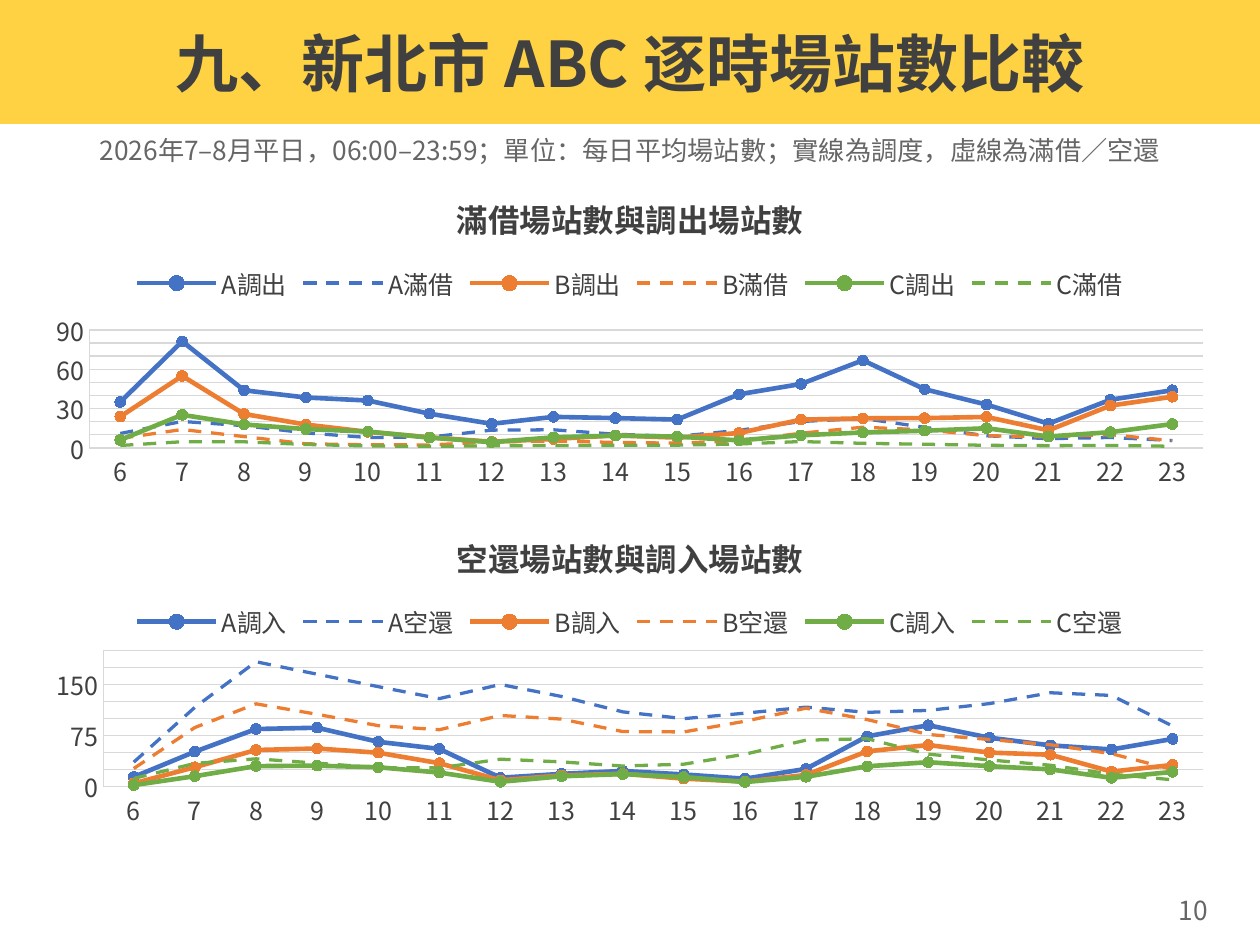
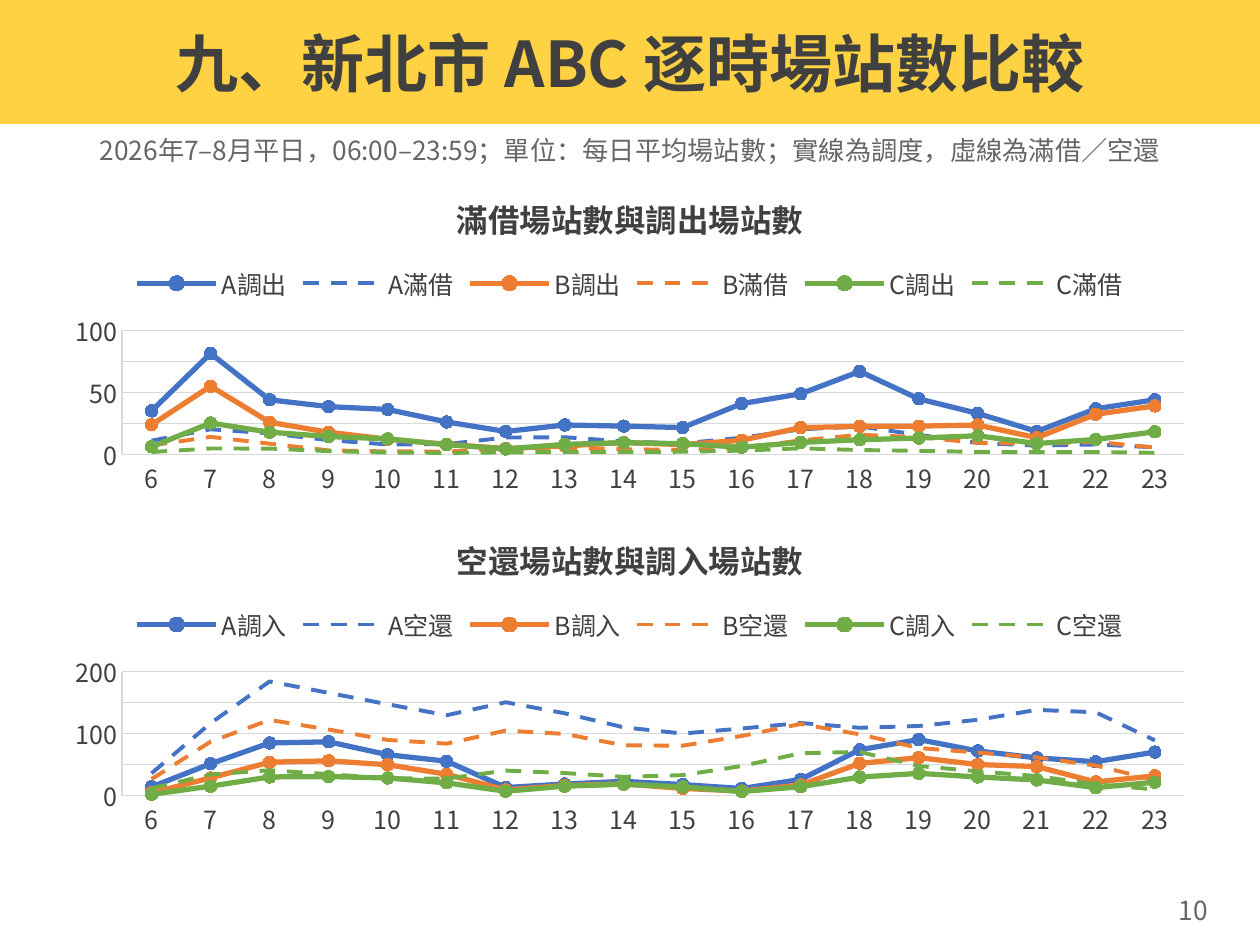
Before and after one commit to hippop3c/monthly-report, a slide deck: slide 9 of dist/files/台大微型調度車202609v6_友愛接力熱力圖_v7.pptx. Drawn at 1260x945 pixels with LibreOffice and Linux fonts; fonts in the diff are those of the drawing. Boxes give left, top, right and bottom in pixels: in the first picture for what was removed or moved away, otherwise in the second. Text is boxed around its words. In the diff, an @@ line names an element or a change of style, - is before the commit and + after.

Commit message:
Improve v7 chart readability

```diff
--- a/dist/files/台大微型調度車202609v6_友愛接力熱力圖_v7.pptx
+++ b/dist/files/台大微型調度車202609v6_友愛接力熱力圖_v7.pptx
@@ line chart at bbox=[53, 174, 1208, 501] @@
@@ value axis changed @@
@@ line chart: place and size @@
-line chart at bbox=[33, 174, 1227, 495]
+line chart at bbox=[53, 174, 1208, 501]
@@ line chart at bbox=[53, 514, 1208, 842] @@
@@ value axis changed @@
@@ line chart: place and size @@
-line chart at bbox=[33, 512, 1227, 833]
+line chart at bbox=[53, 514, 1208, 842]
```
Also in this commit, not shown: 1 other slide changed.
